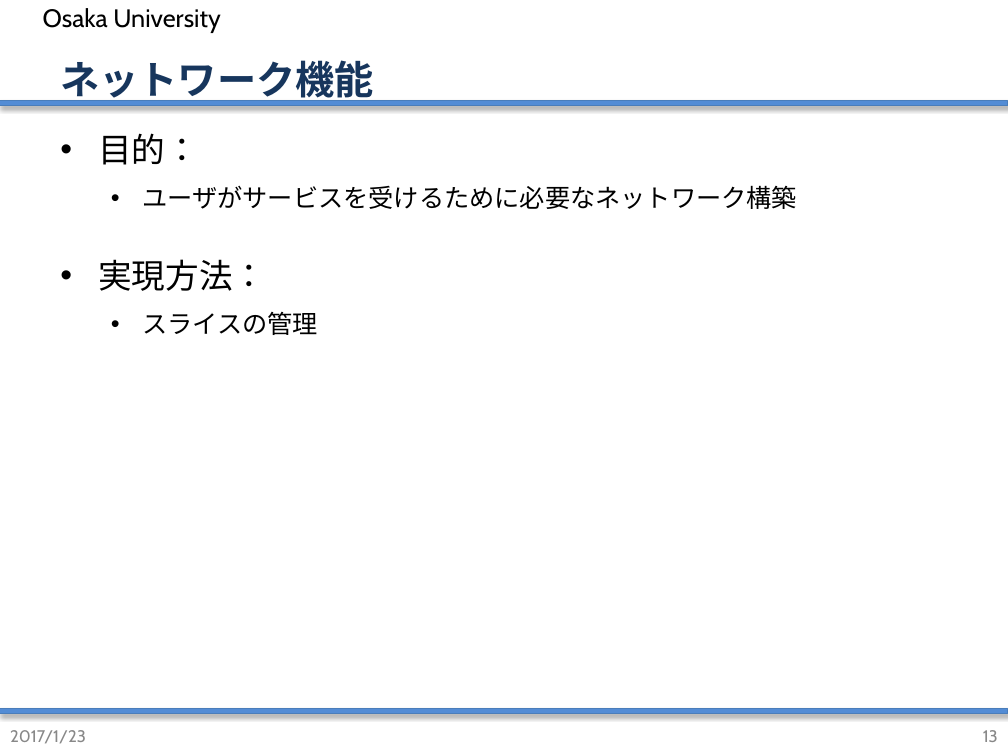
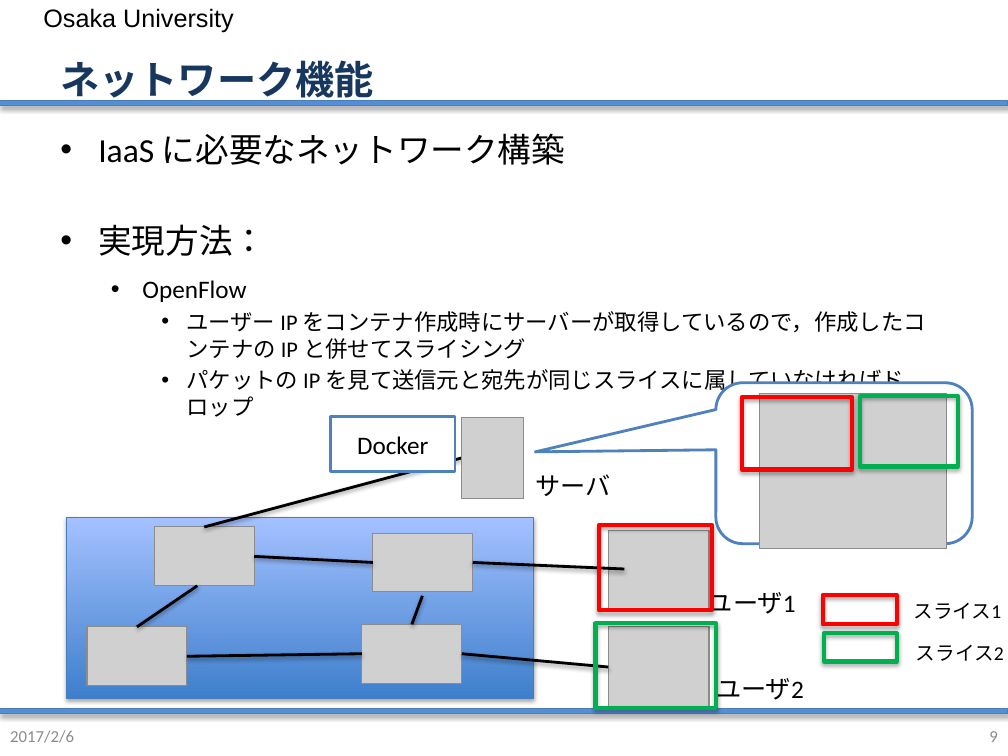
Before and after one commit to handai-trema/IaaS-namn, a slide deck: slide 9 of web/team-namnネットワーク演習最終課題.pptx (slide 13 before the commit). Drawn at 1008x756 pixels with LibreOffice and Linux fonts; fonts in the diff are those of the drawing; grey boxes stand for pictures; background and template pictures are left out. Boxes give left, top, right and bottom in pixels: in the first picture for what was removed or moved away, otherwise in the second. Text is boxed around its words. In the diff, an @@ line names an element or a change of style, - is before the commit and + after.

```diff
--- a/web/team-namnネットワーク演習最終課題.pptx
+++ b/web/team-namnネットワーク演習最終課題.pptx
@@ text "Osaka University" at bbox=[43, 8, 234, 33]: font Cabin to Arial; indent changed; more space between paragraphs @@
@@ text at bbox=[98, 133, 565, 165]: text changed; size 18 to 24 pt; font Cabin to Calibri @@
-• 目的：
-  • ユーザがサービスを受けるために必要なネットワーク構築
+• IaaS に必要なネットワーク構築
@@ text at bbox=[98, 224, 266, 256]: font Cabin to Calibri in "実現方法："; more space between paragraphs @@
@@ text at bbox=[142, 280, 926, 417]: text changed; size 18 to 16 pt; font Cabin to Calibri @@
-  • スライスの管理
+  • OpenFlow
+    • ユーザー IP をコンテナ作成時にサーバーが取得しているので，作成したコンテナの IP と併せてスライシング
+    • パケットの IP を見て送信元と宛先が同じスライスに属していなければドロップ
@@ rounded speech box added at bbox=[716, 383, 972, 544], fill #FFFFFF, outline #4F81BD 2 pt @@
@@ rectangle added at bbox=[331, 416, 455, 472], fill #FFFFFF, outline #4F81BD 2 pt, 18 pt, text #000000 @@
+Docker
@@ picture added at bbox=[462, 417, 523, 499] @@
@@ picture added at bbox=[760, 393, 947, 548] @@
@@ line added from (205, 527) to (462, 458), #000000 2 pt @@
@@ text added at bbox=[535, 474, 610, 496], 18 pt, text #000000 @@
+サーバ
@@ rectangle added at bbox=[67, 517, 533, 699], fill gradient #3F80CE to #A4C4FF, outline #4B7EBC 0.75 pt @@
@@ picture added at bbox=[154, 527, 254, 586] @@
@@ picture added at bbox=[373, 533, 473, 592] @@
@@ picture added at bbox=[608, 530, 709, 612] @@
@@ line added from (254, 556) to (373, 562), #000000 2 pt @@
@@ line added from (473, 562) to (624, 570), #000000 2 pt @@
@@ line added from (198, 586) to (137, 627), #000000 2 pt @@
@@ line added from (422, 596) to (412, 624), #000000 2 pt @@
@@ text added at bbox=[708, 587, 796, 616], 18 pt, text #000000 @@
+ユーザ1
@@ picture added at bbox=[87, 627, 186, 685] @@
@@ picture added at bbox=[362, 624, 462, 682] @@
@@ picture added at bbox=[608, 626, 709, 708] @@
@@ line added from (186, 656) to (362, 654), #000000 2 pt @@
@@ line added from (462, 654) to (608, 667), #000000 2 pt @@
@@ group added at bbox=[596, 396, 1004, 708]: 6 rectangles, 2 texts @@
+スライス1
+スライス2
@@ text added at bbox=[716, 673, 804, 705], 18 pt, text #000000 @@
+ユーザ2
@@ rectangle at bbox=[0, 709, 1008, 714]: fill #538CD5 to #558ED5; outline #4A7DBA 0.75 pt to #4B7EBC 0.75 pt @@
@@ text at bbox=[10, 730, 74, 743]: text changed; font Cabin to Calibri; text colour #888888 to #8C8C8C @@
-2017/1/23
+2017/2/6
@@ page number at bbox=[989, 731, 997, 742]: text changed; font Cabin to Calibri; text colour #888888 to #8C8C8C @@
-13
+9
```
Also in this commit, not shown: 10 other slides changed, 6 slides added, 4 slides removed, 1 other file.
